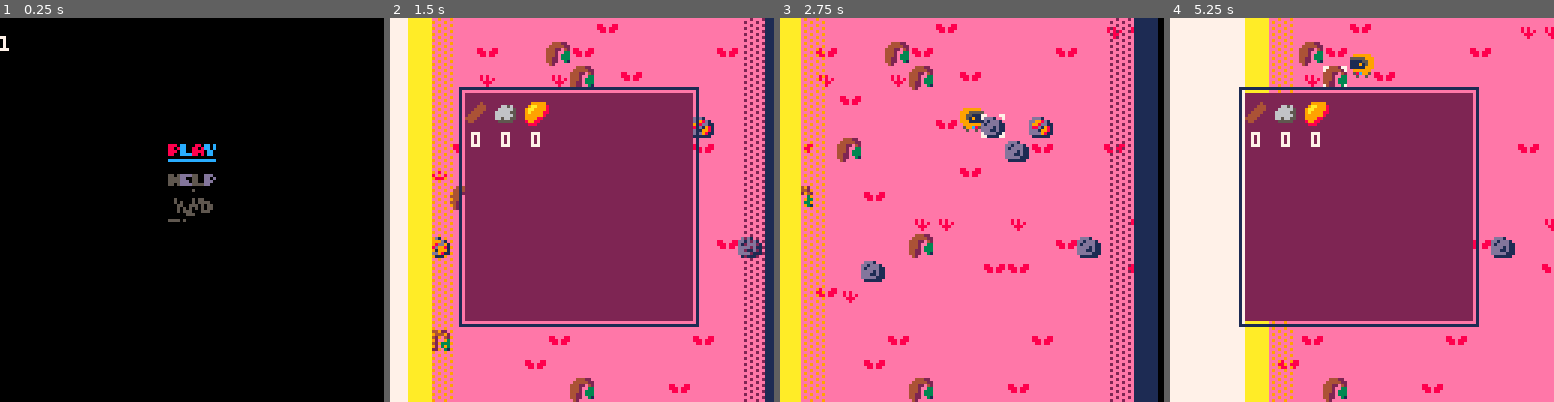
Above: before the commit, frames 1-4 (left to right).
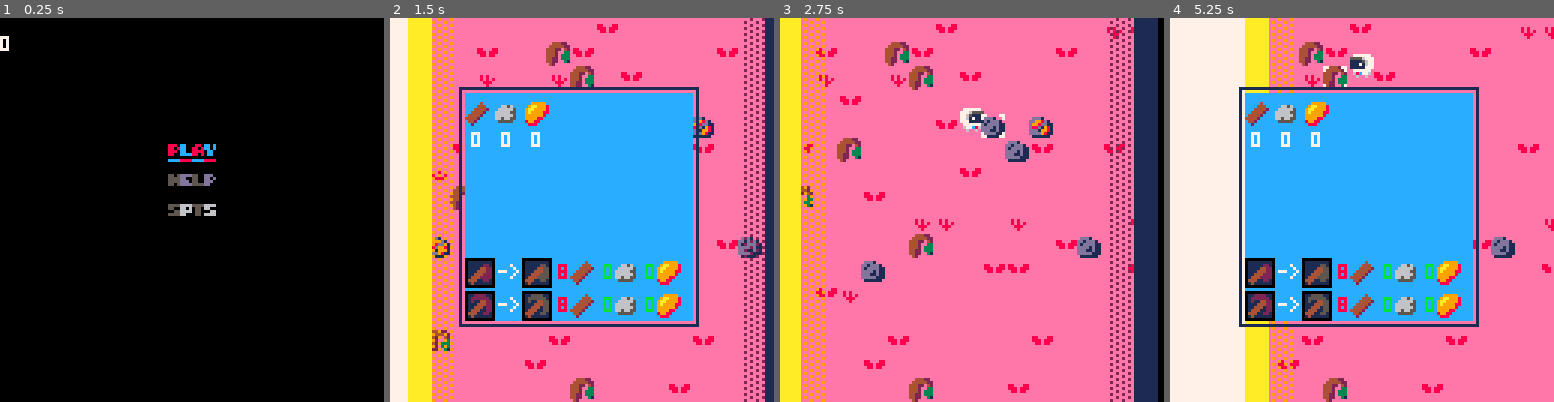
Above: after the commit, the same moments.

Repository: ARKANYOTA/ludumdare47
Game: PICO-8 cartridge arkanv1.p8
Two runs of this game, one before a commit and one after it. Both use one fixed random seed, a clock stepped at 60 frames per second and the inputs below.
Inputs:
- Up to frame 1 (0.25 s): no input
- Up to frame 2 (1.5 s): tap X (X key) at 0.33, 1.07 s; tap O (Z key) at 0.7 s
- Up to frame 3 (2.75 s): hold Right 1.6-2.1 s; tap O (Z key) at 1.7, 2.1, 2.5 s; tap X (X key) at 1.85 s; hold Up 2.15-2.42 s; hold Right from 2.47 s (still down)
- Up to frame 4 (5.25 s): tap O (Z key) every 0.4 s from 2.9 to 4.9 s; tap X (X key) at 2.97, 4.08, 5.2 s; release Right at 3.03 s; hold Left 3.08-3.58 s; hold Down 3.63-3.97 s; hold Right 4.02-4.68 s; hold Up 4.73-5.03 s; hold Left from 5.08 s (still down)

The runs differ from the first frame. In frame 1, 0.5% of the frame differs, in the area x 0-57%, y 4-54%; in frame 2, 34%; in frame 3, 0.2%; in frame 4, 34%, in the area x 19-79%, y 9-79%.

Commit message:
push pour savoir si sa passe

Diff:
--- a/arkanv1.p8
+++ b/arkanv1.p8
@@ -4,7 +4,7 @@
 --by arkanyota,
 --theobosse and
 --yolwoocle
-sp = 1
+sp = 0 --0=blanc; 1=jaune; 2=rouge
 bdebug = false
 clock=0
 --camera
@@ -32,14 +32,26 @@
 mine = 0
 
 --pioche(pixaxe)
-p=0
+p=1
 --hache(axe)
-a=0
+a=1
 
 inv={w=0,s=0,i=0}
 open=false
-p=1
-a=1
+--requied item
+req={
+	p={
+		w={8,16,32},
+		s={0,2,10},
+		i={0,0,5}
+	},
+	a={
+		w={8,16,32},
+		s={0,2,4},
+		i={0,0,5}
+	}
+}
+
 
 -->8
 --update
@@ -122,24 +134,10 @@
 		spr(16,cux,cuy)
 
 		--inventory
-		if open then
-		  rectfill(
-		  	cx+25,cy+25,
-		  	cx+100,cy+100,2)
-		  rect(
-		  	cx+23,cy+23,
-		  	cx+102,cy+102,1)
-
-				spr(96,cx+25,cy+28)
-				spr(97,cx+35,cy+28)
-				spr(98,cx+45,cy+28)
-				color(7)
-				printui(inv.w,27,38)
-				printui(inv.s,37,38)
-				printui(inv.i,47,38)
-
-		end
-
+		--func invsee page 6
+		if open then invsee() end
+
+		--func debug page 3
 		if(bdebug) then debug() end
 	end
 end
@@ -176,7 +174,8 @@
 end
 
 function printui(txt,txtx,txty,col)
- print(txt,txtx+cx,txty)
+	if col==nil then col = 7 end
+ print(txt,txtx+cx,txty, col)
 end
 
 function cpos()
@@ -234,6 +233,7 @@
 end
 
 -->8
+-- menu
 intmenu = 0
 tuto = false
 function upmenu()
@@ -384,16 +384,109 @@
 
 
 
-…(10 lines of a section not shown)…
+-->8
+function invsee()
+	rectfill(
+		cx+25,cy+25,
+		cx+100,cy+100,12)
+	rect(
+		cx+23,cy+23,
+		cx+102,cy+102,1)
+
+	spr(96,cx+25,cy+28)
+	spr(97,cx+35,cy+28)
+	spr(98,cx+45,cy+28)
+	color(7)
+	printui(inv.w,27,38)
+	printui(inv.s,37,38)
+	printui(inv.i,47,38)
+
+	--pioche
+	--upgrade pioche
+	--pioche actuelle
+	rectfill(cx+25, 91, cx+25+9, 91+9, 1)
+	rect(cx+25, 91, cx+25+9, 91+9, 0)
+	spr(68+p, cx+26, 92)
+
+	--pioche vers upgrade
+ rectfill(cx+44, 91, cx+44+9, 91+9, 1)
+ rect(cx+44, 91, cx+44+9, 91+9, 0)
+	spr(69+p, cx+45, 92)
+	--fleche entre 2
+	printui("->",36,93)
+
+	--couleur du chiffre avant
+	if inv.w < req.p.w[p] then
+		wcolor = 8
+	else
+		wcolor = 11
+	end
+	if inv.s < req.p.s[p] then
+		scolor = 8
+	else
+		scolor = 11
+	end
+	if inv.i < req.p.i[p] then
+		icolor = 8
+	else
+		icolor = 11
+	end
+
+	--chiffre et sprite de ce que
+	--on a besoin pour craft
+	printui(req.p.w[p],56,93, wcolor)
+	spr(96,cx+60,92)
+
+	printui(req.p.s[p],71,93, scolor)
+	spr(97,cx+75,92)
+
+	printui(req.p.i[p],85,93, icolor)
+	spr(98,cx+89,92)
+
+	--hache
+	--upgrade hache
+	--hache actuelle
+	rectfill(cx+25, 80, cx+25+9, 80+9, 1)
+	rect(cx+25, 80, cx+25+9, 80+9, 0)
+	spr(84+a, cx+26, 81)
+
+	--pioche vers upgrade
+ rectfill(cx+44, 80, cx+44+9, 80+9, 1)
+ rect(cx+44, 80, cx+44+9, 80+9, 0)
+	spr(85+a, cx+45, 81)
+	--fleche entre 2
+	printui("->",36,82)
+
+	--couleur du chiffre avant
+	if inv.w < req.a.w[a] then
+		wcolor = 8
+	else
+		wcolor = 11
+	end
+	if inv.s < req.a.s[a] then
+		scolor = 8
+	else
+		scolor = 11
+	end
+	if inv.i < req.a.i[a] then
+		icolor = 8
+	else
+		icolor = 11
+	end
+
+	--chiffre et sprite de ce que
+	--on a besoin pour craft
+	printui(req.a.w[a],56,82, wcolor)
+	spr(96,cx+60,81)
+
+	printui(req.a.s[a],71,82, scolor)
+	spr(97,cx+75,81)
+
+	printui(req.a.i[a],85,82, icolor)
+	spr(98,cx+89,81)
+
+
+end
 
 
 
@@ -485,7 +578,7 @@
 
 
 __gff__
-0000000000000000000000000000000000000000000000000000000000000000000000000000000000000000000000000000000000000000000000000000000000000000000000000000000000000000030303010101000000000000000000000000000000000000000000000000000000000000000000000000000000000000
+0000000000000000000000000000000000000000000000000000000000000000000000000000000000000000000000000000000000000000000000000000000000000000000000000000000000000000030303010100000000000000000000000000000000000000000000000000000000000000000000000000000000000000
 0000000000000000000000000000000000000000000000000000000000000000000000000000000000000000000000000000000000000000000000000000000000000000000000000000000000000000000000000000000000000000000000000000000000000000000000000000000000000000000000000000000000000000
 __map__
 4141414141414141414041414141414142424141414141414141414141404141415252414141414041414141414141414141414140414141414141414141414141414040414141414141414141414141414141414141414142414141414141414141404141414141414141414142414140414141414141414141414141414041
Not shown, changed: 37 lines of the sprite sheet (__gfx__) section of arkanv1.p8
